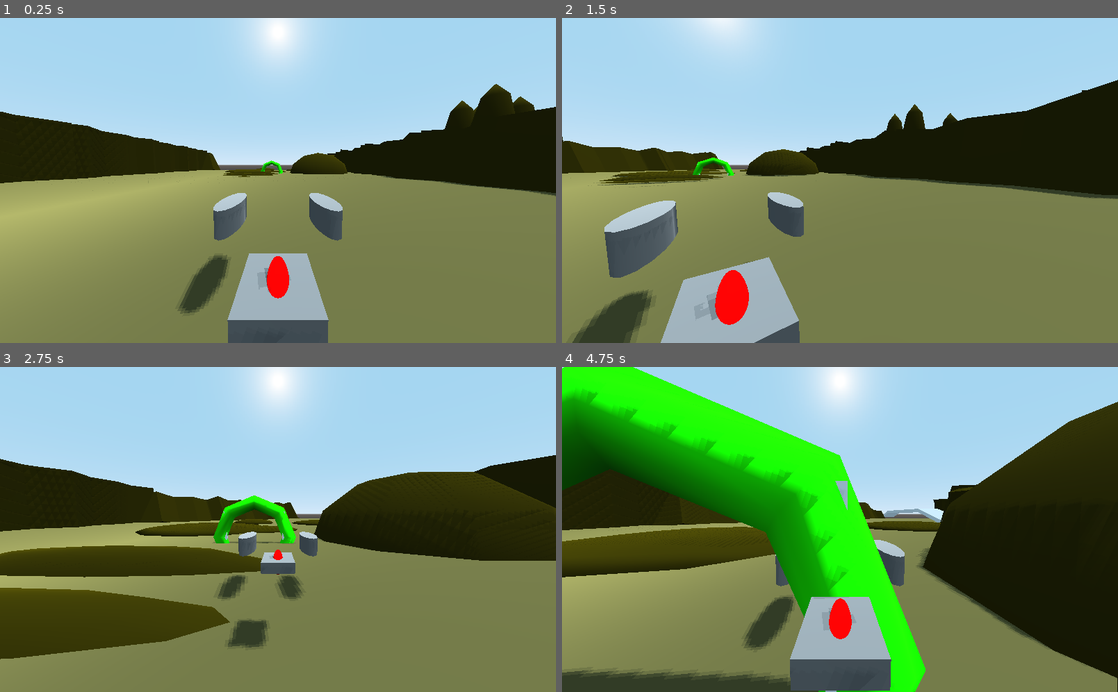
Above: before the commit, frames 1-4 (two rows, left to right).
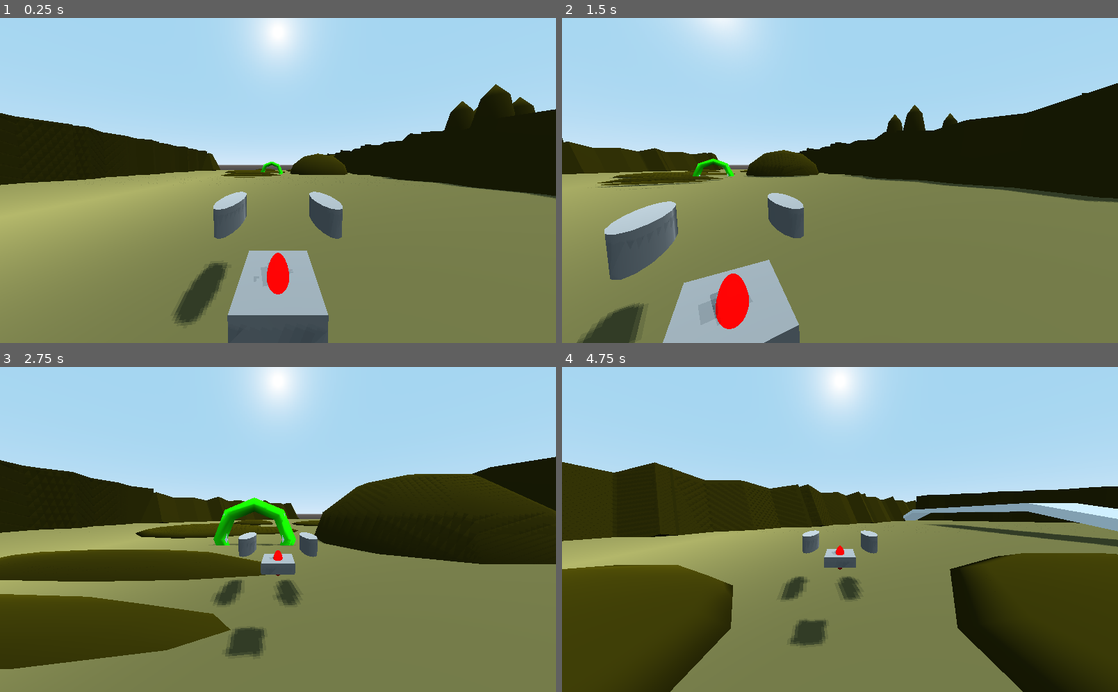
Above: after the commit, the same moments.

Repository: gamkedo-la/aero-junkers
Game: Godot game, scene res://Scenes/Main.tscn
The game is run twice, just before and just after one commit, with the same random seed, the same clock (stepped at 60 frames per second) and the same inputs.
Inputs (mouse positions are in pixels of both pictures, inside the frame that each line leads up to):
- Up to frame 1 (0.25 s): no input
- Up to frame 2 (1.5 s): move the mouse to (867, 180) at 0.52 s; hold W (accelerate) from 0.53 s (still down); tap V (cam_toggle) at 0.6 s; move the mouse to (812, 180) at 1.27 s; tap C (chase_cam) at 1.35 s
- Up to frame 3 (2.75 s): keep holding W (accelerate); move the mouse to (289, 523) at 2.02 s; press the mouse at (289, 523) at 2.03 s
- Up to frame 4 (4.75 s): keep holding W (accelerate); move the mouse to (834, 536) at 2.77 s; release the mouse at (834, 536) at 2.78 s; tap V (cam_toggle) at 2.85 s; move the mouse to (878, 532) at 3.52 s; tap C (chase_cam) at 3.6 s; move the mouse to (795, 526) at 4.27 s; click (795, 526) at 4.35 s

The runs differ from the first frame. In frame 1, 1.9% of the frame differs, in the area x 0-100%, y 20-95%; in frame 2, 3.0%; in frame 3, 5.8%; in frame 4, 65%, in the area x 0-100%, y 0-100%.

Commit message:
Added vertical oscillation to aerojunker altitude

Diff:
--- a/Scenes/AeroJunker.tscn
+++ b/Scenes/AeroJunker.tscn
@@ -34,7 +34,7 @@
 
 [node name="RayCast_L_Engine" type="RayCast" parent="."]
 enabled = true
-cast_to = Vector3( 0, -20, 0 )
+cast_to = Vector3( 0, -50, 0 )
 script = ExtResource( 2 )
 
 [node name="ChaseCam" type="Camera" parent="."]
--- a/Scenes/Main.tscn
+++ b/Scenes/Main.tscn
@@ -48,6 +48,7 @@
 
 [node name="Ground" type="StaticBody" parent="."]
 transform = Transform( 10, -5.78908e-10, -5.58794e-09, 5.96515e-09, 1, -6.0536e-09, 6.51926e-09, 5.82077e-10, 10, 6, -2, -26 )
+collision_mask = 2
 
 [node name="MeshInstance" type="MeshInstance" parent="Ground"]
 transform = Transform( 442.26, -0.0193387, -0.203972, -1.9339, 1.00009, 0.0794763, -0.20397, 0.000794777, 18.9001, 0, 0, 0 )
--- a/Scripts/aerojunker.gd
+++ b/Scripts/aerojunker.gd
@@ -3,12 +3,15 @@
 
 signal switch_cam
 
+var gravity: Vector3 = ProjectSettings.get_setting("physics/3d/default_gravity_vector") * ProjectSettings.get_setting("physics/3d/default_gravity")
+
 var max_speed: float = 4000.0 #units/second
-var altitude_adjust_speed: float = 5.0 #units/second
 var acceleration: Vector3 = Vector3.ZERO
 var acceleration_direction: int = 0
 var velocity: Vector3 = Vector3.ZERO
 var target_altitude: Vector3 = Vector3.UP * 3
+var verticle_bob_amplitude: float = 2
+var verticle_bob_period: float = 200.0
 
 # Follow Cam Variables
 onready var followcam: Camera = $ChaseCam
@@ -36,15 +39,16 @@
 func _physics_process(delta):
 	get_input(delta)
 	apply_acceleration(delta)
+	apply_gravity(delta)
 
 	#change velocity from global to local orientation
 	velocity = global_transform.basis.orthonormalized().xform(velocity)
 
 	velocity = move_and_slide(velocity, Vector3.UP)
-	moveToTargetAltitude(delta)
+	maintainAltitude(delta)
 
 
-func get_input(delta):
+func get_input(_delta):
 	#Button Pressed
 	if Input.is_action_pressed("turn_left"):
 		rotate_y(0.02)
@@ -101,9 +105,15 @@
 	velocity = acceleration * delta
 
 
-func moveToTargetAltitude(delta) -> void:
-	var target_position_y = ($RayCast_L_Engine.get_collision_point() + target_altitude).y
-	transform.origin.y = transform.origin.y + (target_position_y - transform.origin.y) * delta * altitude_adjust_speed
+func apply_gravity(_delta) -> void:
+	if transform.origin.y > $RayCast_L_Engine.get_collision_point().y + target_altitude.y + verticle_bob_amplitude:
+		velocity += gravity
+
+
+func maintainAltitude(delta) -> void:
+	var altitude_oscillation_modifier: float = sin(OS.get_ticks_msec()/verticle_bob_period) * verticle_bob_amplitude
+	var target_position_y: float = $RayCast_L_Engine.get_collision_point().y + target_altitude.y + altitude_oscillation_modifier
+	transform.origin.y = transform.origin.y + (target_position_y - transform.origin.y) * delta
 
 
 func _toggle_camera_up() -> void:
